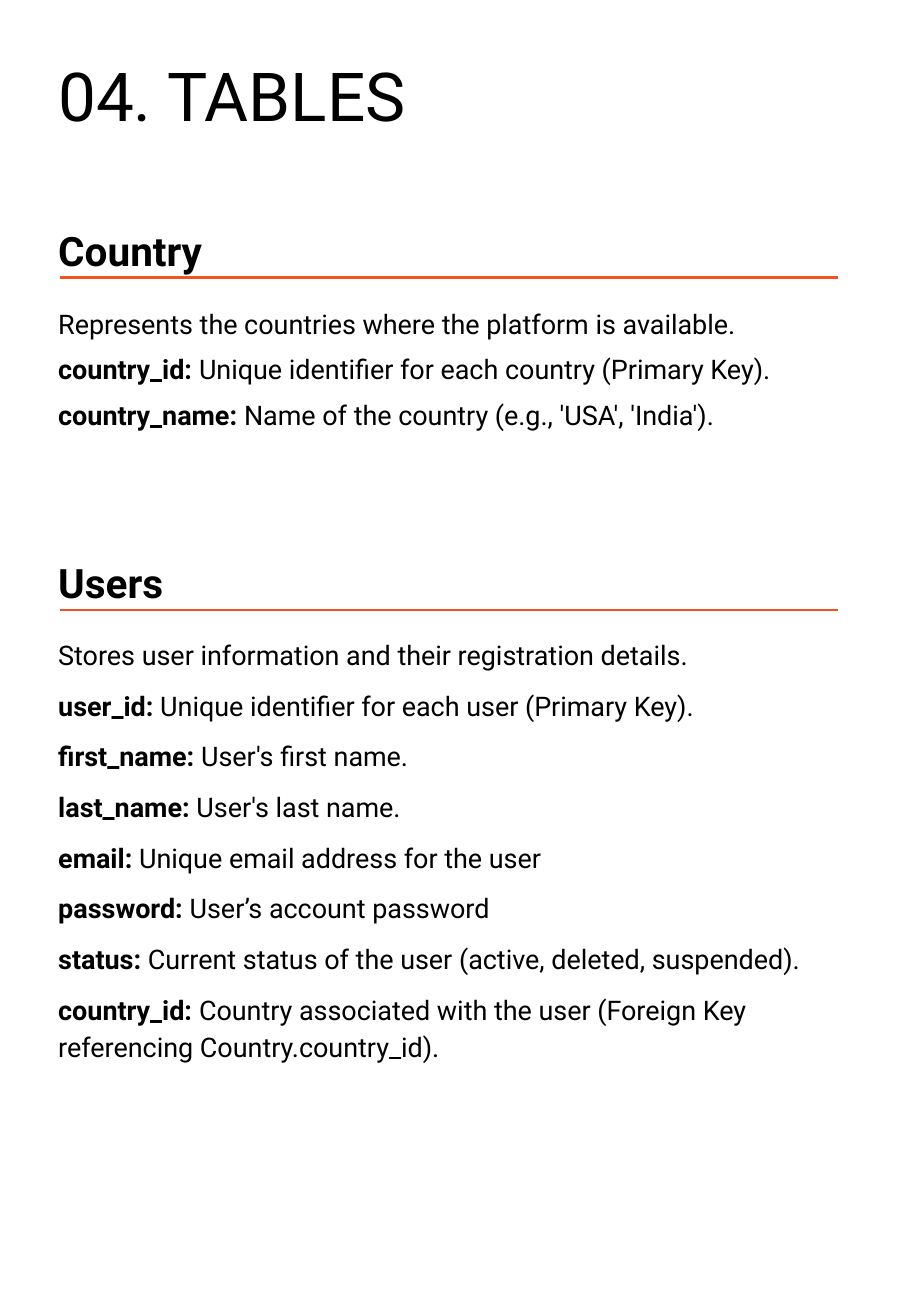
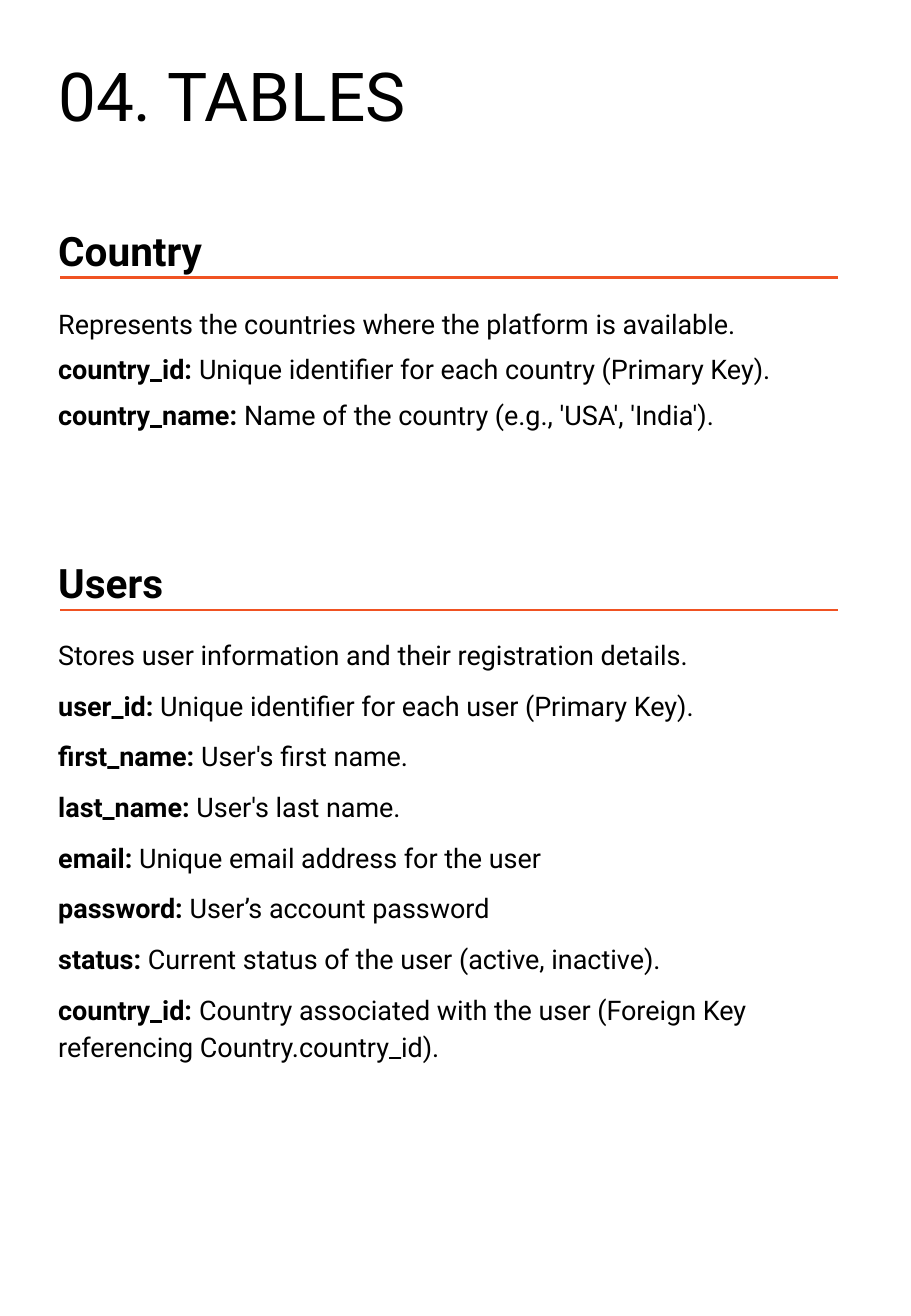
Before and after one commit to mtrung12/Movie_streaming_db, a slide deck: slide 11 of movie_stream_report.pptx (slide 9 before the commit). Drawn at 911x1316 pixels with LibreOffice and Linux fonts; fonts in the diff are those of the drawing. Boxes give left, top, right and bottom in pixels: in the first picture for what was removed or moved away, otherwise in the second. Text is boxed around its words. In the diff, an @@ line names an element or a change of style, - is before the commit and + after.

```diff
--- a/movie_stream_report.pptx
+++ b/movie_stream_report.pptx
@@ text at bbox=[58, 947, 660, 975]: text changed @@
-status: Current status of the user (active, deleted, suspended).
+status: Current status of the user (active, inactive).
```
Also in this commit, not shown: 1 other slide changed, 12 slides added, 5 slides removed.
